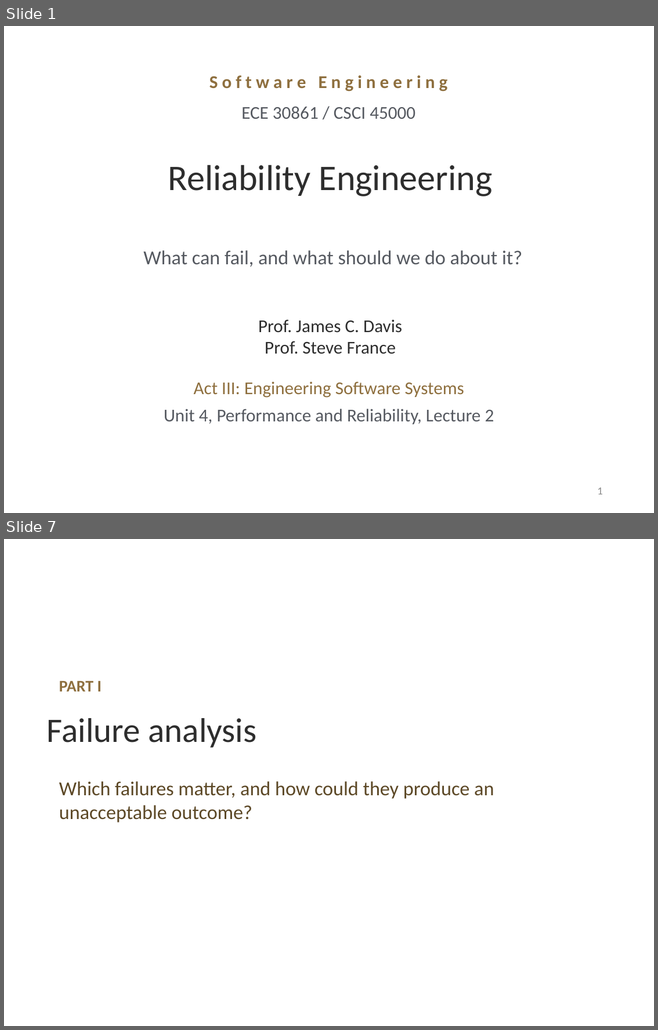
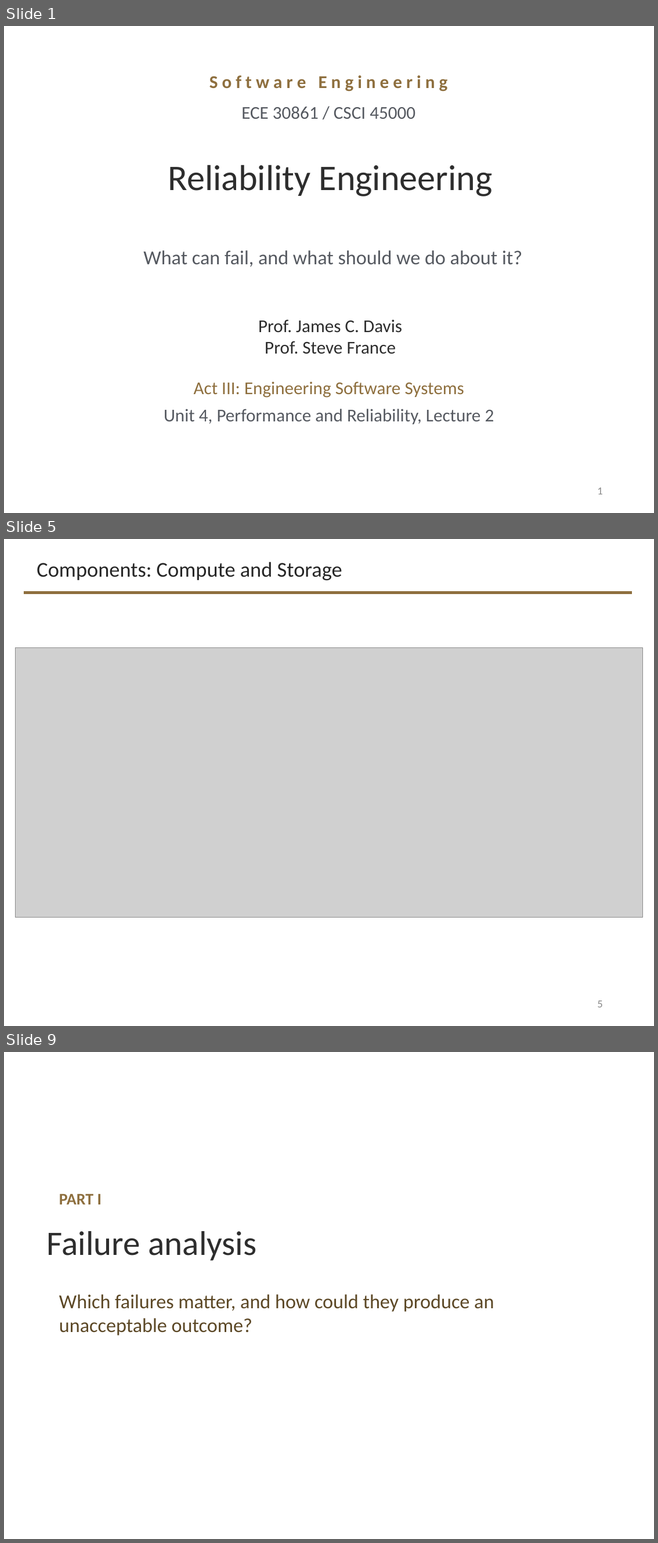
Before and after one commit to davisjam/model-based-agentic-software-engineering, a slide deck: course/lectures/act-3-software-in-the-world/04-performance-and-reliability/3-4-Performance-and-Reliability-2-Reliability-Engineering.pptx. Shown one above the other, each under a label of ours: slides 1 and 7 before the commit, slides 1, 5 and 9 after it; the slides between them are not shown. The pictures are 658x1030 and 658x1543 pixels, drawn with LibreOffice and Linux fonts; fonts in the diff are those of the drawing; grey boxes stand for pictures; background and template pictures are left out. Boxes give left, top, right and bottom in pixels: in the first picture for what was removed or moved away, otherwise in the second. Text is boxed around its words. In the diff, an @@ line names an element or a change of style, - is before the commit and + after.

```diff
--- a/course/lectures/act-3-software-in-the-world/04-performance-and-reliability/3-4-Performance-and-Reliability-2-Reliability-Engineering.pptx
+++ b/course/lectures/act-3-software-in-the-world/04-performance-and-reliability/3-4-Performance-and-Reliability-2-Reliability-Engineering.pptx
@@ slide 5 added at <box>4,539,654,1026</box>, background #FFFFFF @@
@@ title added at <box>36,562,342,581</box>, 23.4 pt, text #262626 @@
+Components: Compute and Storage
@@ line added from (24, 593) to (632, 593), #8E6F3E 3 pt @@
@@ picture added at <box>15,648,642,918</box> @@
@@ page number added at <box>597,1001,602,1008</box>, 12 pt, text #888888 @@
+5
@@ what was slide 7 is now slide 9 @@
```
Also in this commit, not shown: 23 slides changed, 8 other slides added, 3 slides removed, 2 other files.
